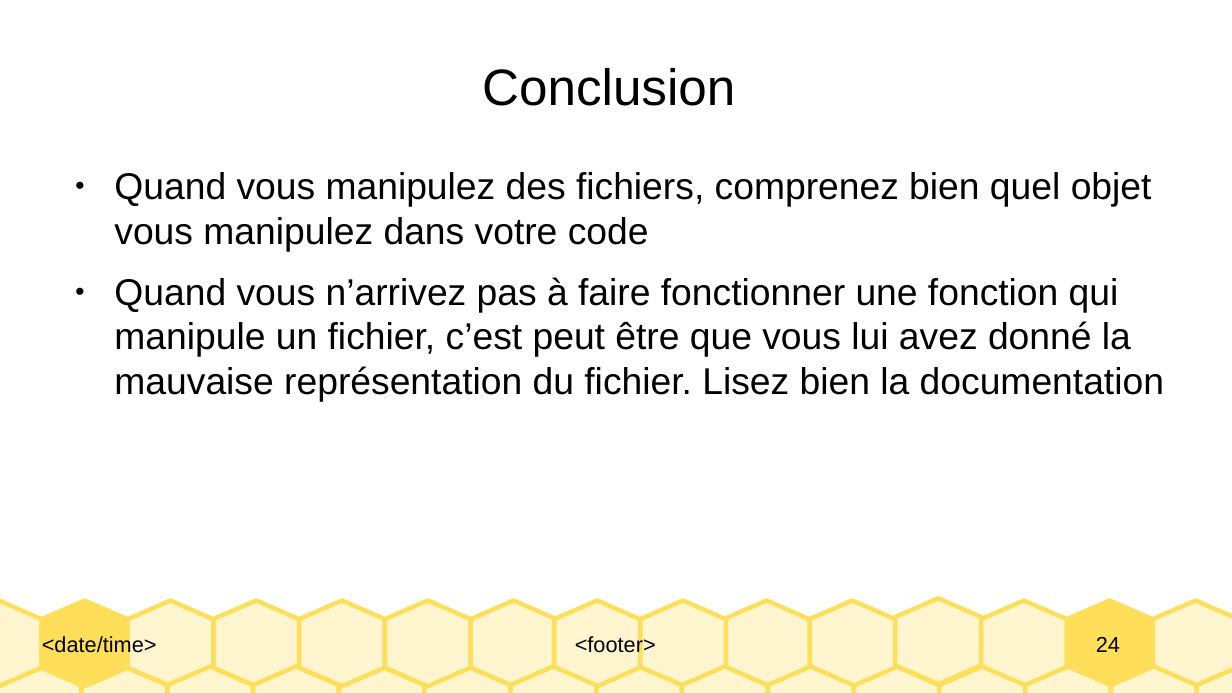
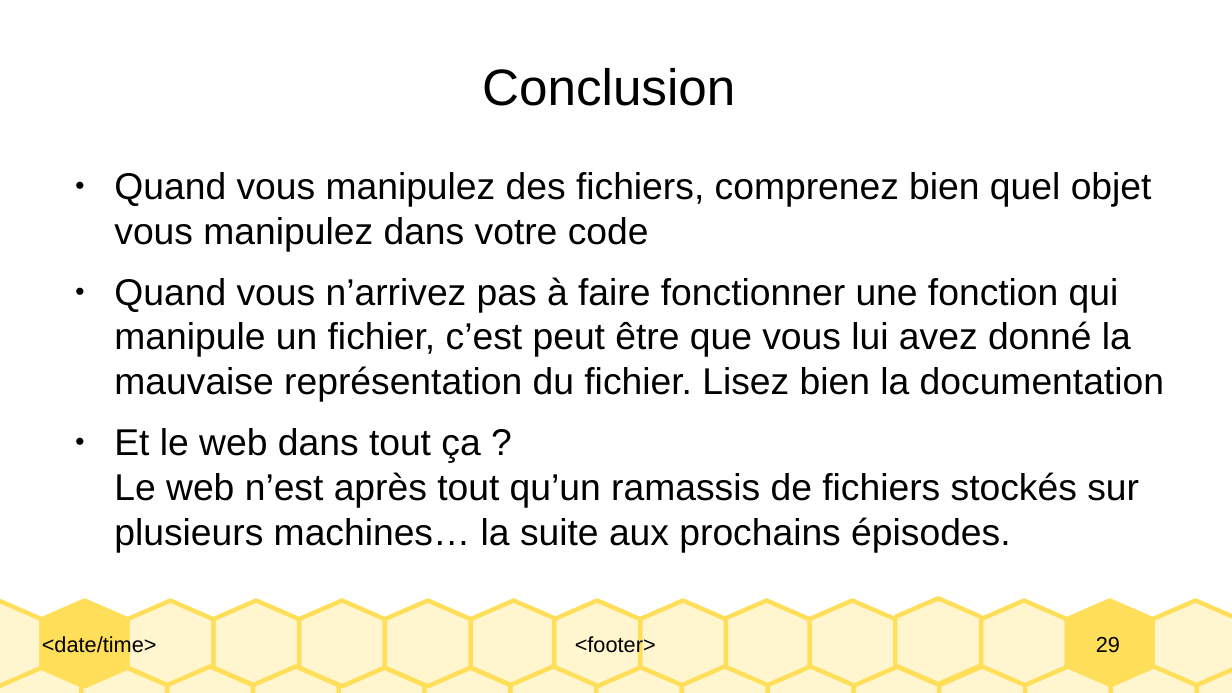
Before and after one commit to Dinarque/INALCO_Techniques_web_en_python_2025, a slide deck: slide 29 of cours/INALCO_C1_gestion_de_fichiers.odp (slide 24 before the commit). Drawn at 1232x693 pixels with LibreOffice and Linux fonts; fonts in the diff are those of the drawing. Boxes give left, top, right and bottom in pixels: in the first picture for what was removed or moved away, otherwise in the second. Text is boxed around its words. In the diff, an @@ line names an element or a change of style, - is before the commit and + after.

```diff
--- a/cours/INALCO_C1_gestion_de_fichiers.odp
+++ b/cours/INALCO_C1_gestion_de_fichiers.odp
@@ text at box(114, 428, 1139, 552): paragraph added @@
+● Et le web dans tout ça ?
+  Le web n’est après tout qu’un ramassis de fichiers stockés sur plusieurs machines… la suite aux prochains épisodes.
@@ page number at box(1096, 637, 1120, 653): text changed @@
-24
+29
```
Also in this commit, not shown: 1 other slide changed, 5 slides added.
